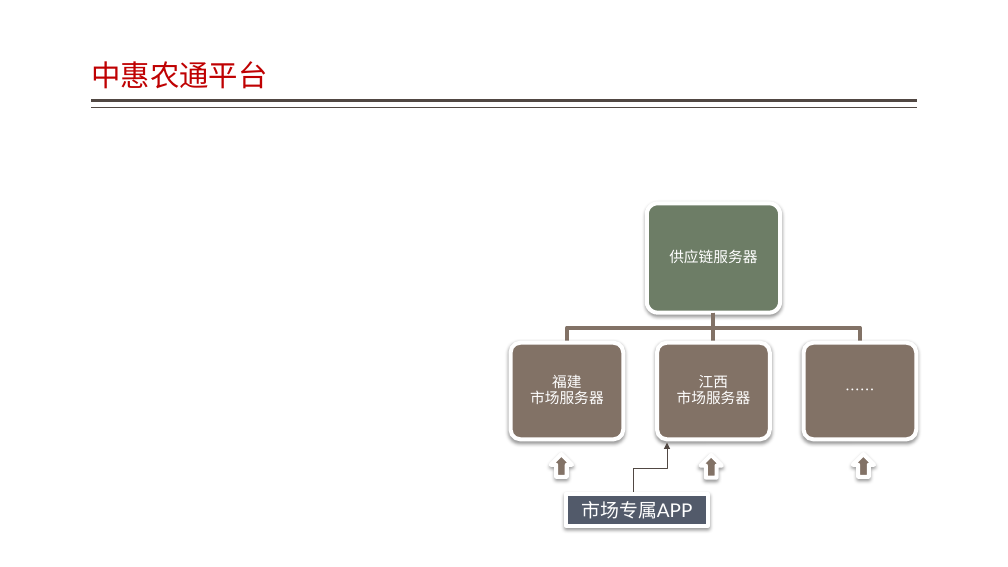
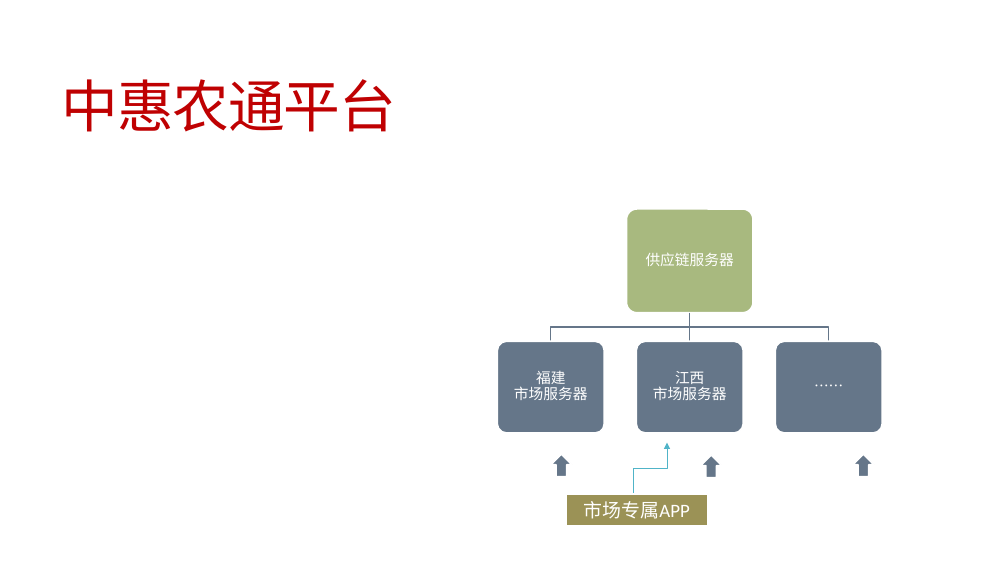
Before and after one commit to jzgi/chainsmart, a slide deck: slide 42 of Docs/中惠农通平台设计.pptx (slide 38 before the commit). Drawn at 1008x567 pixels with LibreOffice and Linux fonts; fonts in the diff are those of the drawing. Boxes give left, top, right and bottom in pixels: in the first picture for what was removed or moved away, otherwise in the second. Text is boxed around its words. In the diff, an @@ line names an element or a change of style, - is before the commit and + after.

```diff
--- a/Docs/中惠农通平台设计.pptx
+++ b/Docs/中惠农通平台设计.pptx
@@ title "中惠农通平台": place and size @@
-title "中惠农通平台" at <box>91,61,267,89</box>
+title "中惠农通平台" at <box>62,79,396,132</box>
@@ title "中惠农通平台" at <box>62,79,396,132</box>: size 28 to 54 pt, letter spacing 0 to -1.2 pt; line spacing 0.9 to 0.85; vertical alignment bottom to middle @@
@@ line removed from (917, 101) to (91, 101) @@
@@ line removed from (917, 108) to (91, 108) @@
@@ rounded rectangle: place and size @@
-rounded rectangle at <box>647,203,780,313</box>
+rounded rectangle at <box>627,209,753,312</box>
@@ rounded rectangle at <box>627,209,753,312</box>: fill #6D7D66 to #A8B97F; outline #FFFFFF 3.82 pt to #FFFFFF 1.5 pt; shadow off @@
@@ text "供应链服务器": place and size @@
-text "供应链服务器" at <box>669,249,757,263</box>
+text "供应链服务器" at <box>646,252,734,266</box>
@@ freeform shape: place and size @@
-freeform shape at <box>567,313,714,343</box>
+freeform shape at <box>551,313,690,342</box>
@@ freeform shape: place and size @@
-freeform shape at <box>710,313,718,343</box>
+freeform shape at <box>686,313,693,342</box>
@@ outline #827266 3.78 pt to #657689 1 pt in 3 elements at <box>551,313,690,342</box>, <box>686,313,693,342</box>, <box>690,313,829,342</box> @@
@@ freeform shape: place and size @@
-freeform shape at <box>714,313,861,343</box>
+freeform shape at <box>690,313,829,342</box>
@@ rounded rectangle: place and size @@
-rounded rectangle at <box>510,343,623,439</box>
+rounded rectangle at <box>498,341,604,433</box>
@@ text "福建 市场服务器": place and size @@
-text "福建 市场服务器" at <box>530,375,604,404</box>
+text "福建 市场服务器" at <box>514,371,588,400</box>
@@ rounded rectangle: place and size @@
-rounded rectangle at <box>657,343,770,439</box>
+rounded rectangle at <box>637,341,743,433</box>
@@ text "江西 市场服务器": place and size @@
-text "江西 市场服务器" at <box>677,375,751,404</box>
+text "江西 市场服务器" at <box>653,371,727,400</box>
@@ fill #827266 to #657689; outline #FFFFFF 3.82 pt to #FFFFFF 1.5 pt; shadow off in 6 elements at <box>551,454,572,477</box>, <box>701,455,722,478</box>, <box>853,454,874,477</box>, <box>498,341,604,433</box>, <box>637,341,743,433</box>, <box>776,341,882,433</box> @@
@@ rounded rectangle: place and size @@
-rounded rectangle at <box>804,343,917,439</box>
+rounded rectangle at <box>776,341,882,433</box>
@@ text "……" rewrapped from <box>807,346,914,436</box> to <box>778,344,879,430</box> @@
@@ elbow arrow (634, 494) - (667, 443): stroke #514843 0.5 pt to #50B4C8 0.75 pt @@
@@ rectangle "市场专属APP" at <box>566,494,708,526</box>: font Lato to Calibri; fill #525A6A to #9B9256; outline #FFFFFF 3.82 pt to #FFFFFF 1.5 pt; shadow off @@
```
Also in this commit, not shown: 38 other slides changed, 5 slides added, 1 slide removed, 52 other files.
